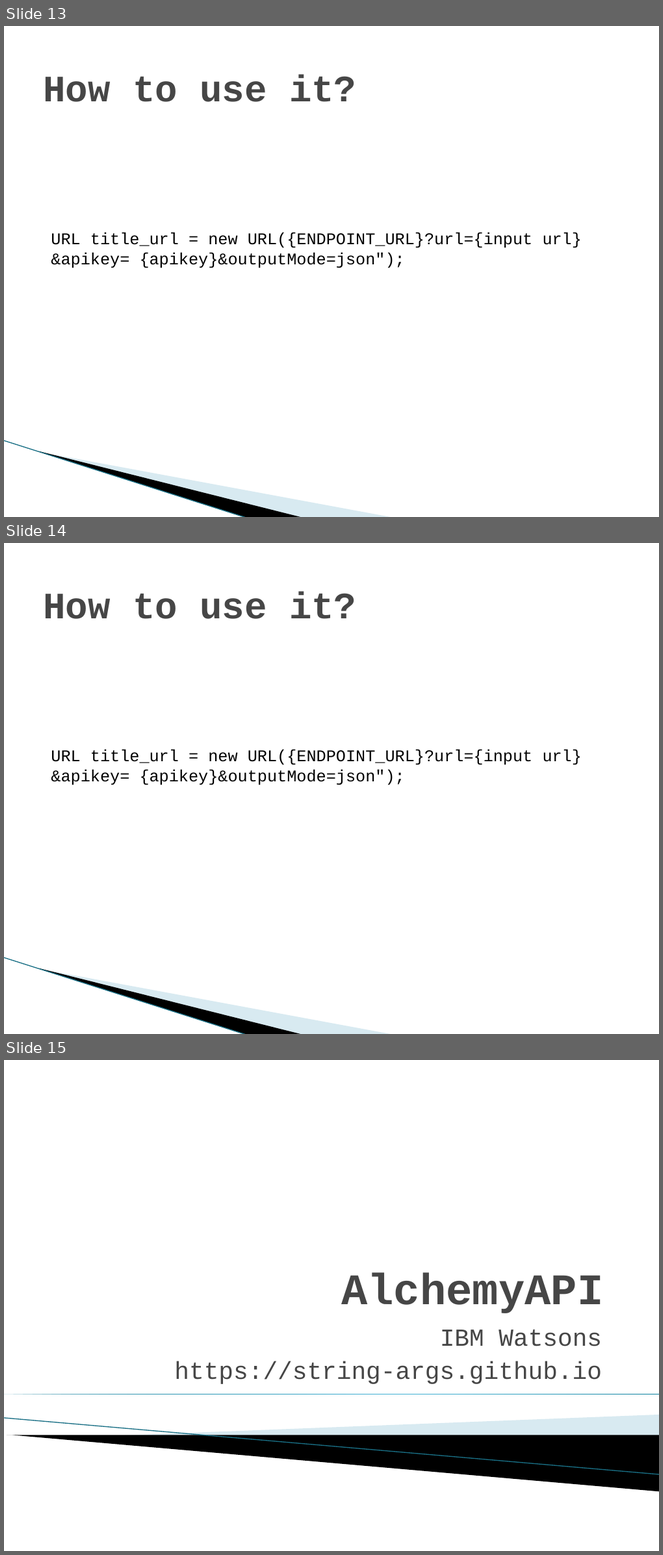
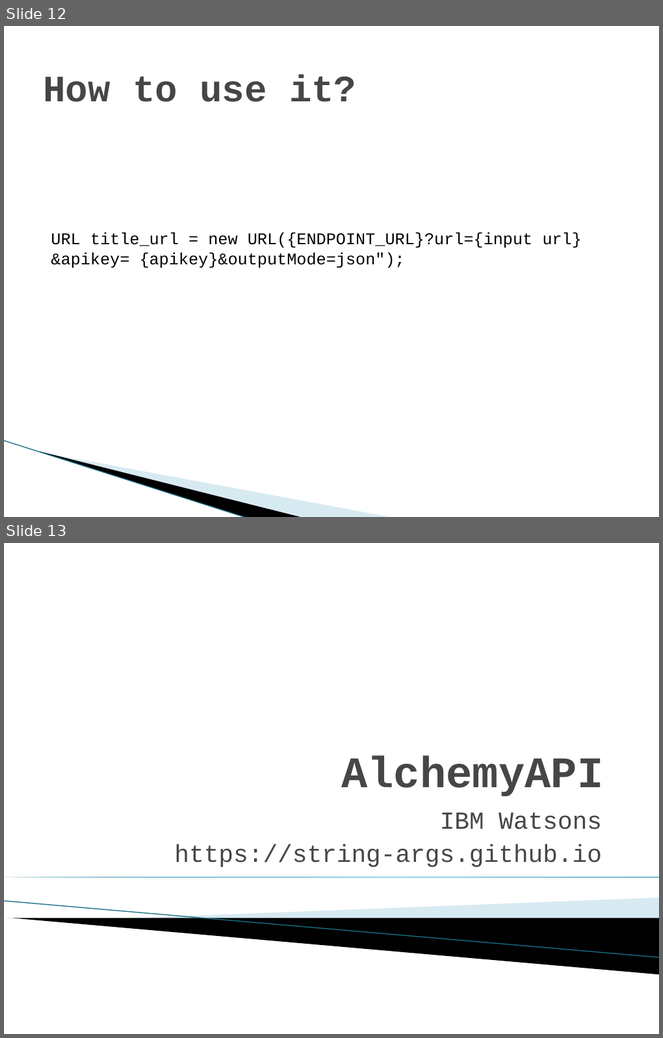
Before and after one commit to string-args/MyAlchemyApps, a slide deck: AlchemyAPI.pptx. Shown one above the other, each under a label of ours: slides 13, 14 and 15 before the commit, slides 12 and 13 after it. The pictures are 663x1555 and 663x1038 pixels, drawn with LibreOffice and Linux fonts; fonts in the diff are those of the drawing; background and template pictures are left out. Boxes give left, top, right and bottom in pixels: in the first picture for what was removed or moved away, otherwise in the second. Text is boxed around its words. In the diff, an @@ line names an element or a change of style, - is before the commit and + after.

Commit message:
Added ppt

```diff
--- a/AlchemyAPI.pptx
+++ b/AlchemyAPI.pptx
@@ slide 14 removed at (4,543,659,1034), background #FFFFFF; not listed: 3 template elements that a slide beside it also shows @@
@@ title removed at (43,591,356,619) @@
-How to use it?
@@ text removed at (51,750,582,785) @@
-URL title_url = new URL({ENDPOINT_URL}?url={input url}&apikey= {apikey}&outputMode=json");
@@ what was slide 13 is now slide 12 @@
@@ what was slide 15 is now slide 13 @@
```
Also in this commit, not shown: 1 other slide removed.
